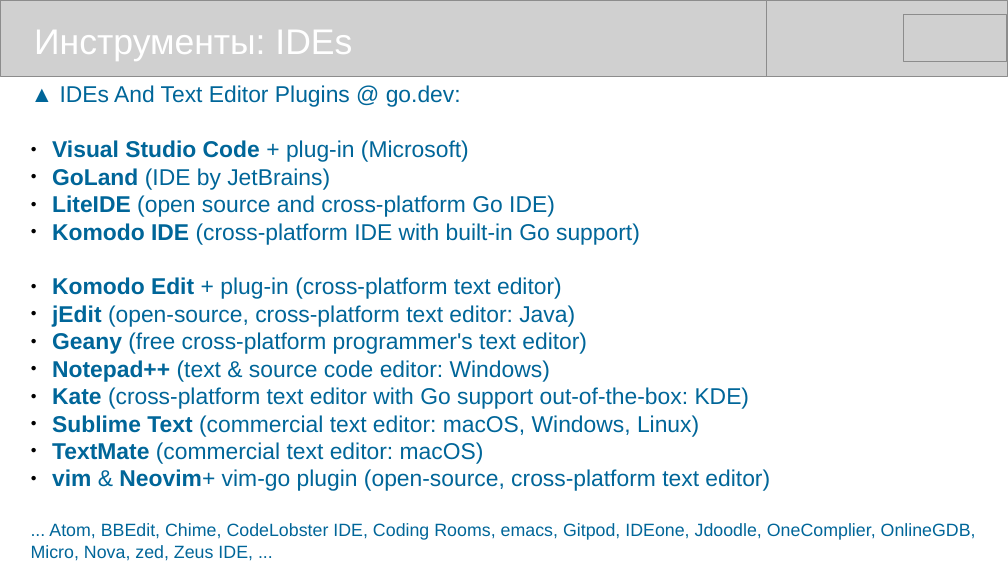
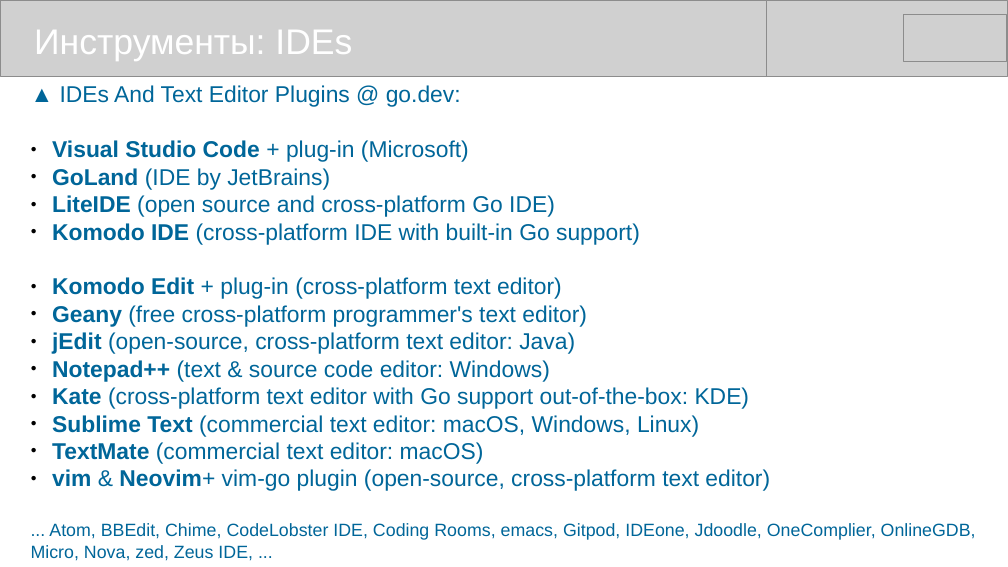
Before and after one commit to mike-shock/Go_language, a slide deck: slide 48 of Go_Preview.odp. Drawn at 1008x567 pixels with LibreOffice and Linux fonts; fonts in the diff are those of the drawing; grey boxes stand for pictures. Boxes give left, top, right and bottom in pixels: in the first picture for what was removed or moved away, otherwise in the second. Text is boxed around its words. In the diff, an @@ line names an element or a change of style, - is before the commit and + after.

```diff
--- a/Go_Preview.odp
+++ b/Go_Preview.odp
@@ text at (52,305,587,327): paragraph added @@
+● Geany (free cross-platform programmer's text editor)
@@ text at (52,332,587,354): paragraph removed @@
-● Geany (free cross-platform programmer's text editor)
```
Also in this commit, not shown: 9 other slides changed, 1 other file.
